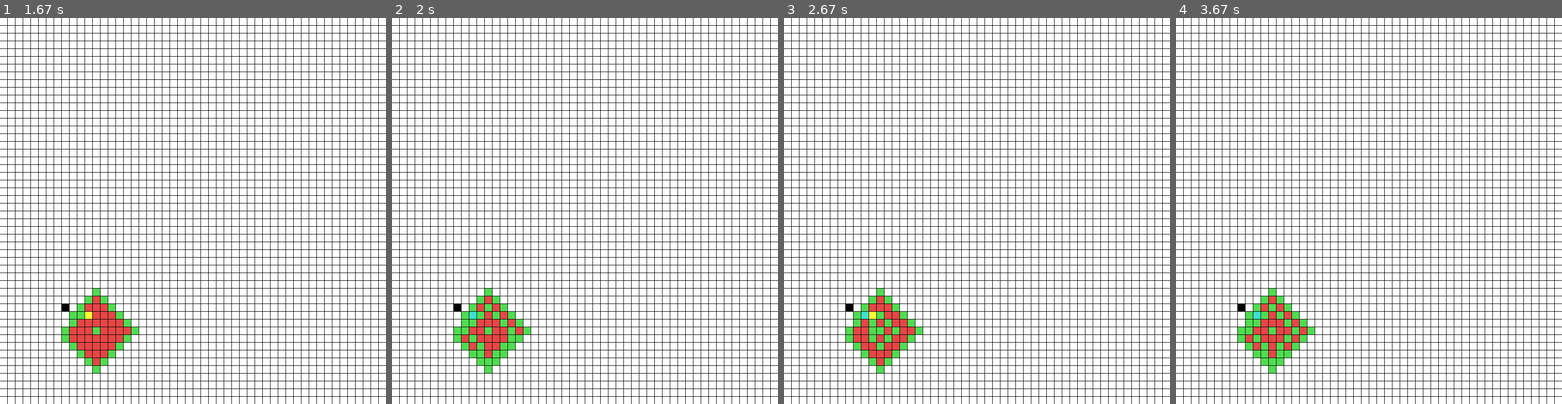
Above: before the commit, frames 1-4 (left to right).
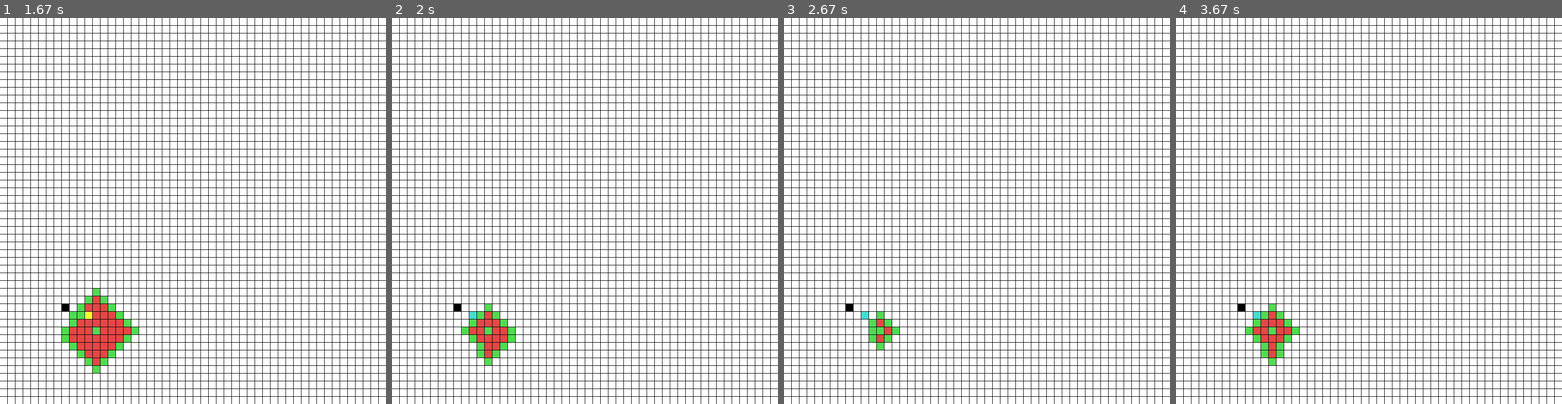
Above: after the commit, the same moments.

Repository: sloppygorddy/pathfinders
Game: pygame game, started from pygame version/pathfinder.py
Same seed, same stepped clock (60 frames per second), same inputs: the game is played once before the commit and once after it.
Inputs (mouse positions are in pixels of both pictures, inside the frame that each line leads up to):
- Up to frame 1 (1.67 s): tap Space at 0.33, 1, 1.4 s; press the mouse at (92, 330) at 0.7 s; move the mouse to (77, 315) at 0.8 s; release the mouse at (61, 303) at 0.93 s
- Up to frame 2 (2 s): tap Space at 1.7 s
- Up to frame 3 (2.67 s): tap Space at 2.3, 2.6 s
- Up to frame 4 (3.67 s): tap Space at 3.13, 3.43 s

Frame 1 is identical in both runs. In frame 2, 1.0% of the frame differs, in the area x 16-36%, y 70-92%; in frame 3, 1.6%; in frame 4, 1.1%.

Commit message:
added new functions to allow user to erase and press space key to start again without toal reset

Diff:
--- a/pygame version/pathfinder.py
+++ b/pygame version/pathfinder.py
@@ -141,8 +141,6 @@
 		if visited.get((goal.row, goal.col)) != None:  # goal in visited means shortest path is found already
 			cur = visited[(goal.row, goal.col)]
 			while cur != (start.row, start.col): # this loop to back traverse the optimal path using the dictionary
-				# route = [visited[cur]] + route
-				# path(visited[cur], grid)
 				grid[cur[0]][cur[1]].set_path()
 				cur = visited[cur]
 				draw()
@@ -173,6 +171,7 @@
 
 		draw()
 
+
 ##############################################----individual blocks-----##########################################
 
 def main(win):
@@ -205,10 +204,24 @@
 						goal.set_goal()
 					elif block != start and block != goal:
 						block.set_obs()
+				if pg.key.get_pressed()[pg.K_c]: # hold down "c" key and use mouse to clean board
+					if pg.mouse.get_pressed()[0]:
+						pos = pg.mouse.get_pos()
+						col = (pos[0] // dist)
+						row = (pos[1] // dist)
+						block = grid[row][col]
+						if block == start:
+							start = None
+						if block == goal:
+							goal = None
+						block.erase()
 				if event.type == pg.KEYDOWN:
 					if event.key == pg.K_SPACE and start and goal:
 						for rows in grid:
 							for blocks in rows:
+								if not blocks.is_obs() and not blocks.is_start() and not blocks.is_goal():
+									blocks.erase()
+								blocks.neighbor = []
 								blocks.find_neighbors(grid)
 						astar(start, goal, grid, lambda: draw_grid(win, grid))
 					if event.key == pg.K_r:
Not shown, added: .DS_Store
